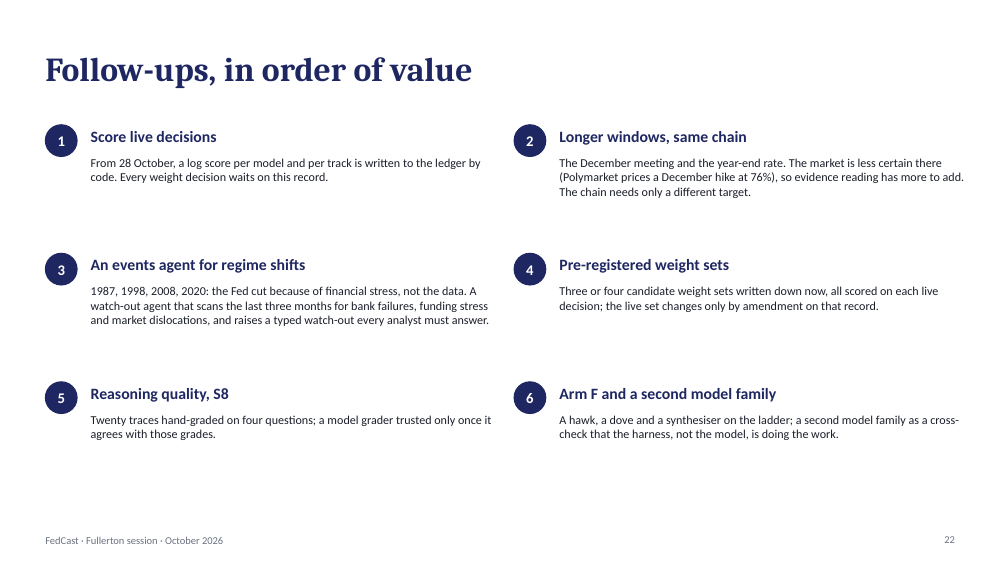
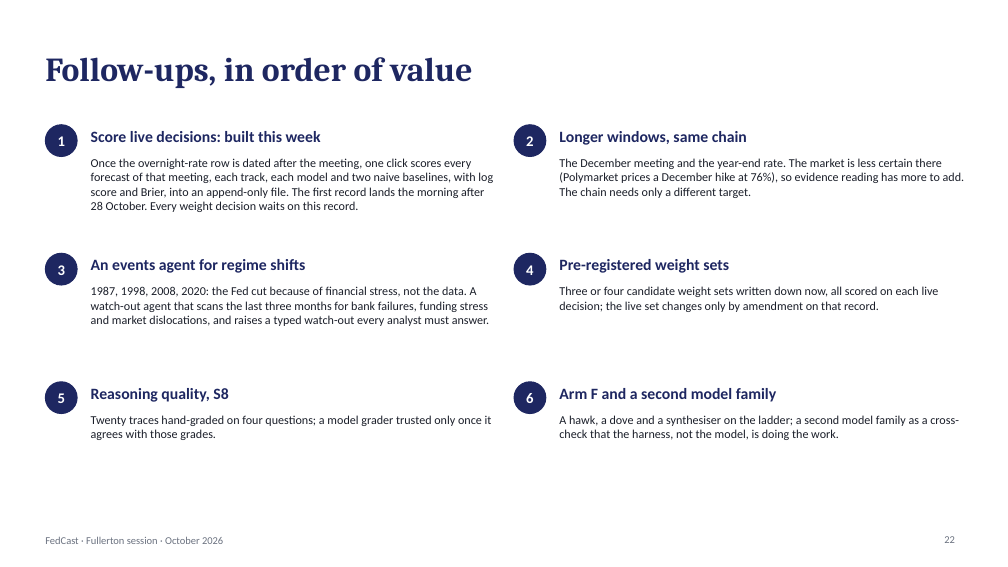
Before and after one commit to kmt112/fed-forecast, a slide deck: slide 22 of docs/FedCast_Fullerton.pptx. Drawn at 1008x567 pixels with LibreOffice and Linux fonts; fonts in the diff are those of the drawing. Boxes give left, top, right and bottom in pixels: in the first picture for what was removed or moved away, otherwise in the second. Text is boxed around its words. In the diff, an @@ line names an element or a change of style, - is before the commit and + after.

```diff
--- a/docs/FedCast_Fullerton.pptx
+++ b/docs/FedCast_Fullerton.pptx
@@ text at [91, 131, 321, 142]: text changed @@
-Score live decisions
+Score live decisions: built this week
@@ text at [91, 158, 493, 212]: text changed @@
-From 28 October, a log score per model and per track is written to the ledger by code. Every weight decision waits on this record.
+Once the overnight-rate row is dated after the meeting, one click scores every forecast of that meeting, each track, each model and two naive baselines, with log score and Brier, into an append-only file. The first record lands the morning after 28 October. Every weight decision waits on this record.
```
Also in this commit, not shown: 13 other files.
